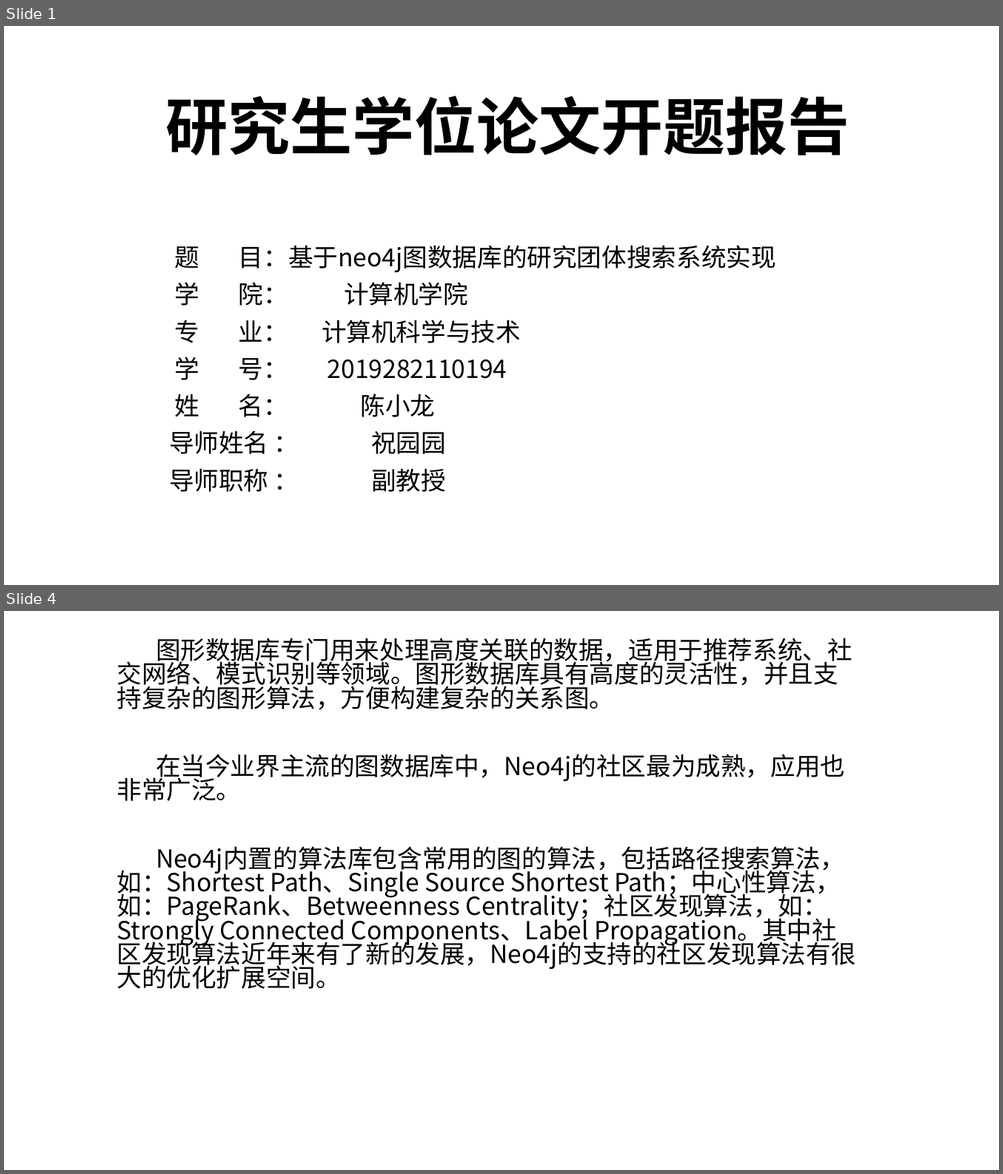
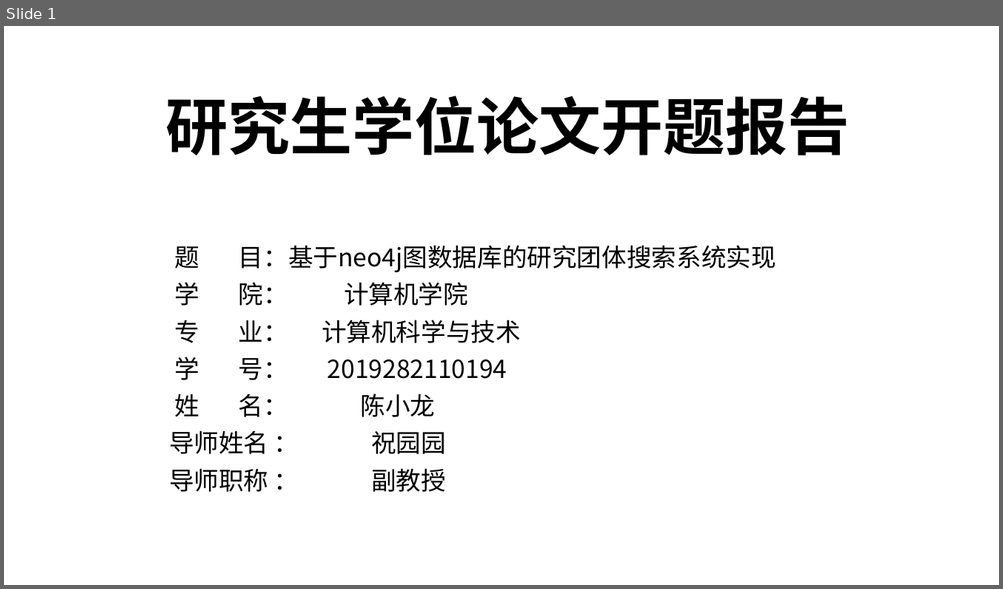
Before and after one commit to chendaye/Interview_xmind, a slide deck: graduate/开题报告-陈小龙.pptx. Shown one above the other, each under a label of ours: slides 1 and 4 before the commit, slide 1 after it; the slides between them are not shown. The pictures are 1003x1174 and 1003x589 pixels, drawn with LibreOffice and Linux fonts; fonts in the diff are those of the drawing. Boxes give left, top, right and bottom in pixels: in the first picture for what was removed or moved away, otherwise in the second. Text is boxed around its words. In the diff, an @@ line names an element or a change of style, - is before the commit and + after.

```diff
--- a/graduate/开题报告-陈小龙.pptx
+++ b/graduate/开题报告-陈小龙.pptx
@@ slide 4 removed at <box>4,611,999,1170</box>, background #FFFFFF @@
@@ subtitle removed at <box>116,638,855,989</box> @@
-图形数据库专门用来处理高度关联的数据，适用于推荐系统、社交网络、模式识别等领域。图形数据库具有高度的灵活性，并且支持复杂的图形算法，方便构建复杂的关系图。
-在当今业界主流的图数据库中，Neo4j的社区最为成熟，应用也非常广泛。
-Neo4j内置的算法库包含常用的图的算法，包括路径搜索算法，如：Shortest Path、Single Source Shortest Path；中心性算法，如：PageRank、Betweenness Centrality；社区发现算法，如：Strongly Connected Components、Label Propagation。其中社区发现算法近年来有了新的发展，Neo4j的支持的社区发现算法有很大的优化扩展空间。
```
Also in this commit, not shown: 12 slides changed, 9 slides added, 4 other slides removed.
